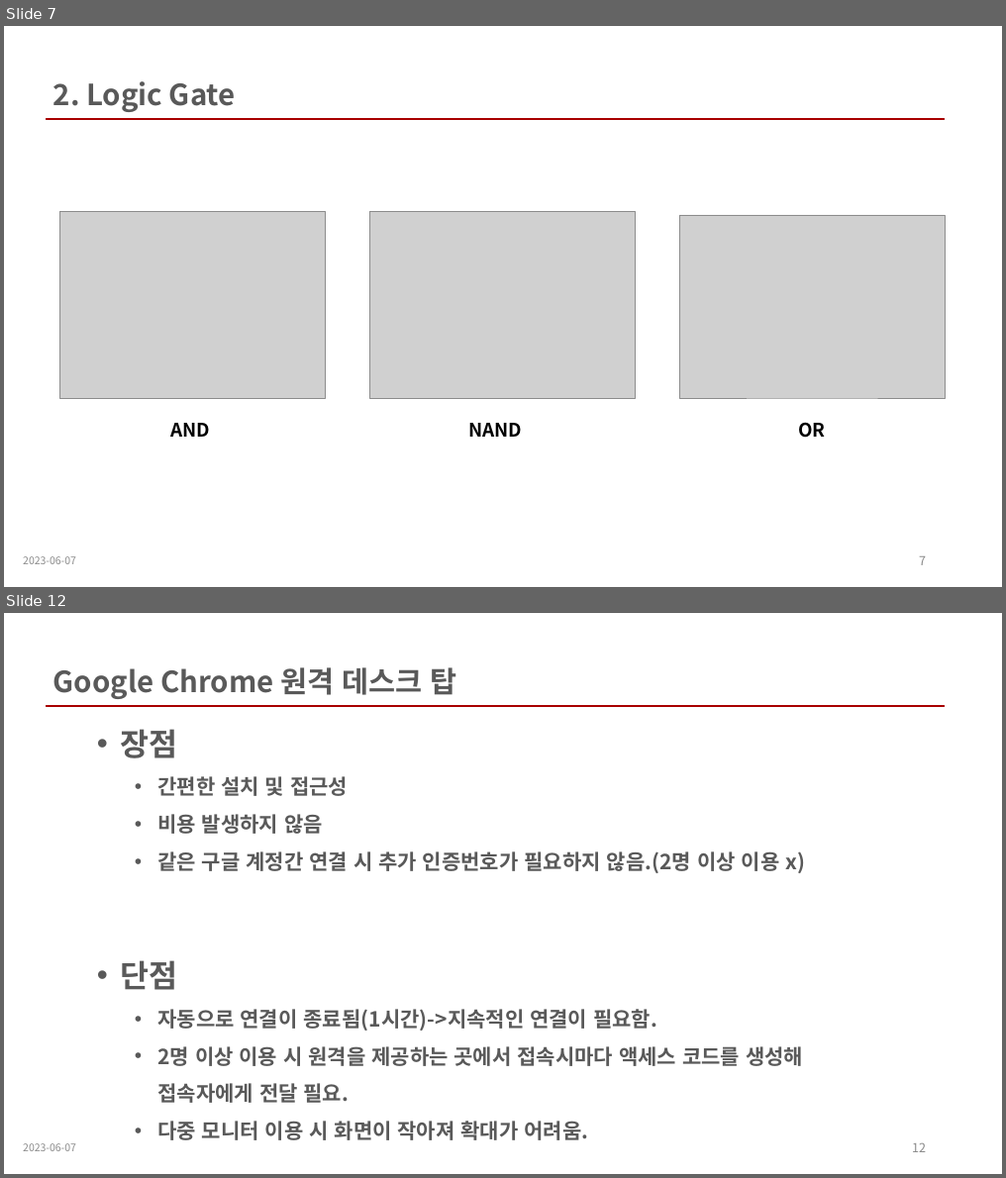
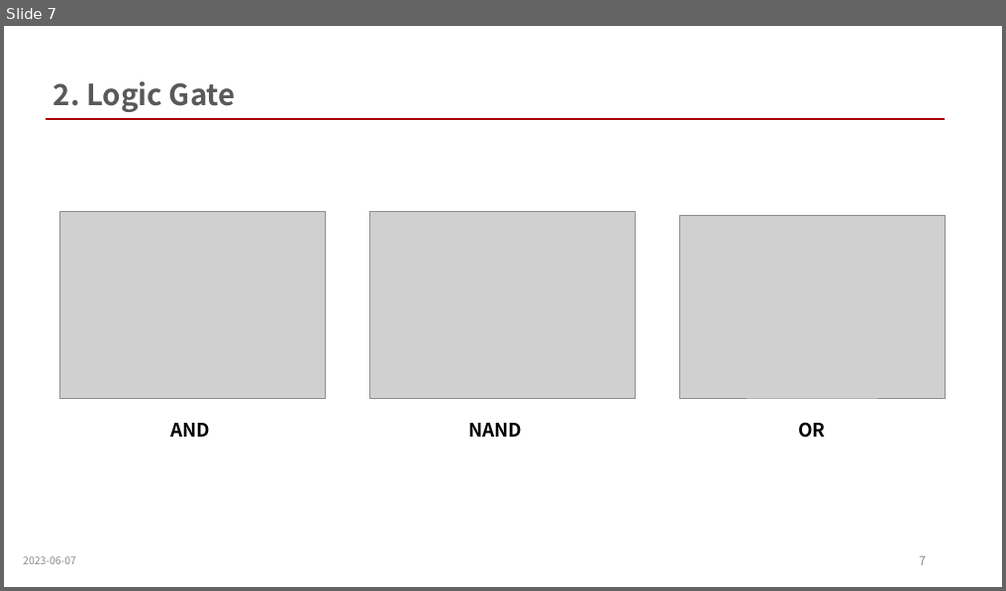
Before and after one commit to wkdnffla3/Dev_doc, a slide deck: deep_learning/DL_ppt/2_perceptron.pptx. Shown one above the other, each under a label of ours: slides 7 and 12 before the commit, slide 7 after it; the slides between them are not shown. The pictures are 1006x1178 and 1006x591 pixels, drawn with LibreOffice and Linux fonts; fonts in the diff are those of the drawing; grey boxes stand for pictures. Boxes give left, top, right and bottom in pixels: in the first picture for what was removed or moved away, otherwise in the second. Text is boxed around its words. In the diff, an @@ line names an element or a change of style, - is before the commit and + after.

```diff
--- a/deep_learning/DL_ppt/2_perceptron.pptx
+++ b/deep_learning/DL_ppt/2_perceptron.pptx
@@ slide 12 removed at <box>4,613,1002,1174</box>, background #FFFFFF @@
@@ text removed at <box>54,667,457,699</box> @@
-Google Chrome 원격 데스크 탑
@@ line removed from (46, 707) to (945, 707) @@
@@ text removed at <box>121,729,805,1141</box> @@
-• 장점
-  • 간편한 설치 및 접근성
-  • 비용 발생하지 않음
-  • 같은 구글 계정간 연결 시 추가 인증번호가 필요하지 않음.(2명 이상 이용 x)
-• 단점
-  • 자동으로 연결이 종료됨(1시간)->지속적인 연결이 필요함.
-  • 2명 이상 이용 시 원격을 제공하는 곳에서 접속시마다 액세스 코드를 생성해 접속자에게 전달 필요.
-  • 다중 모니터 이용 시 화면이 작아져 확대가 어려움.
@@ text removed at <box>23,1144,76,1152</box> @@
-2023-06-07
@@ page number removed at <box>912,1144,926,1153</box> @@
-12
```
Also in this commit, not shown: 2 slides changed, 8 slides added, 10 other slides removed.
